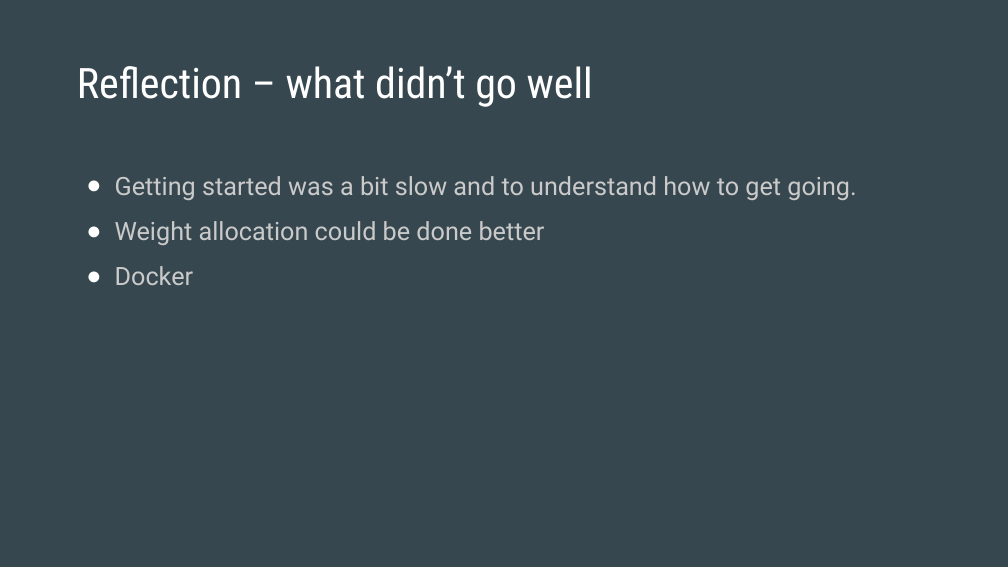
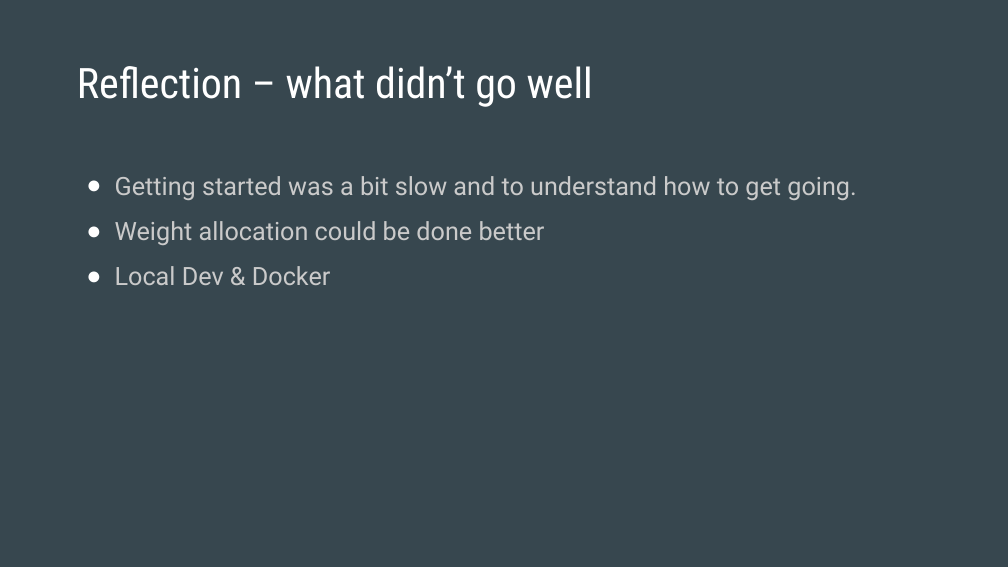
Before and after one commit to rehan-code/Game-Library-Web-App, a slide deck: slide 10 of CIS4250_Retrospective.pptx. Drawn at 1008x567 pixels with LibreOffice and Linux fonts; fonts in the diff are those of the drawing. Boxes give left, top, right and bottom in pixels: in the first picture for what was removed or moved away, otherwise in the second. Text is boxed around its words. In the diff, an @@ line names an element or a change of style, - is before the commit and + after.

```diff
--- a/CIS4250_Retrospective.pptx
+++ b/CIS4250_Retrospective.pptx
@@ text at <box>115,266,330,285</box>: text changed @@
-● Docker
+● Local Dev & Docker
```
Also in this commit, not shown: 3 other slides changed.
